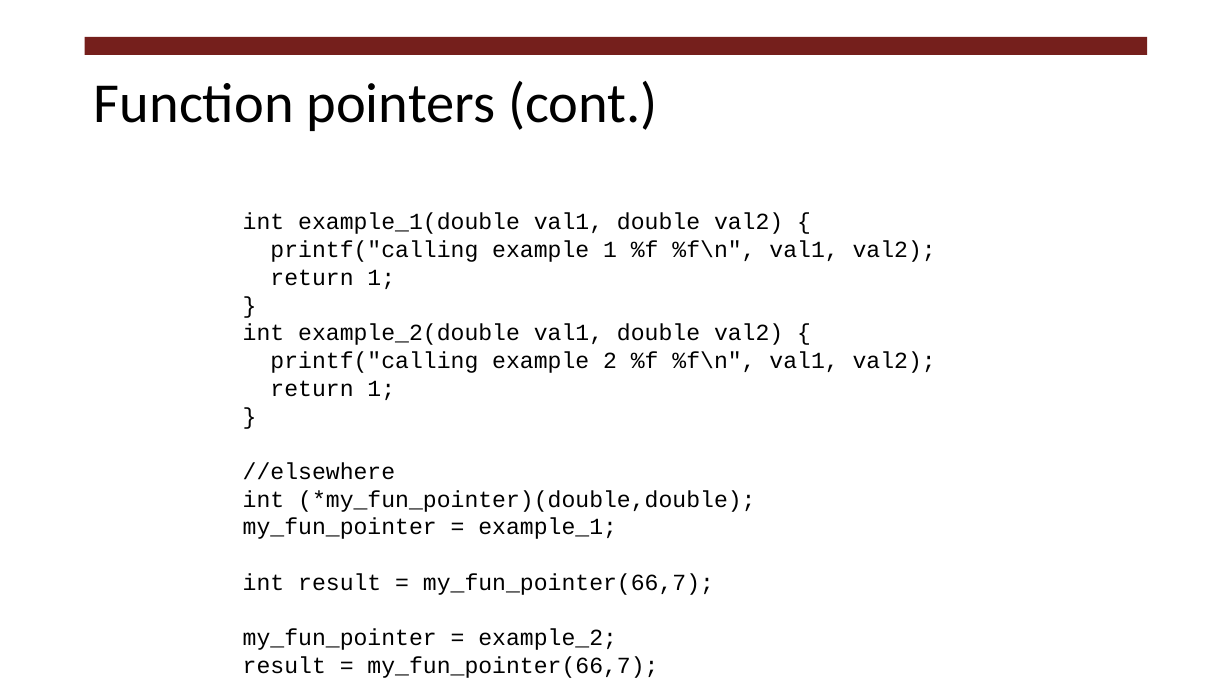
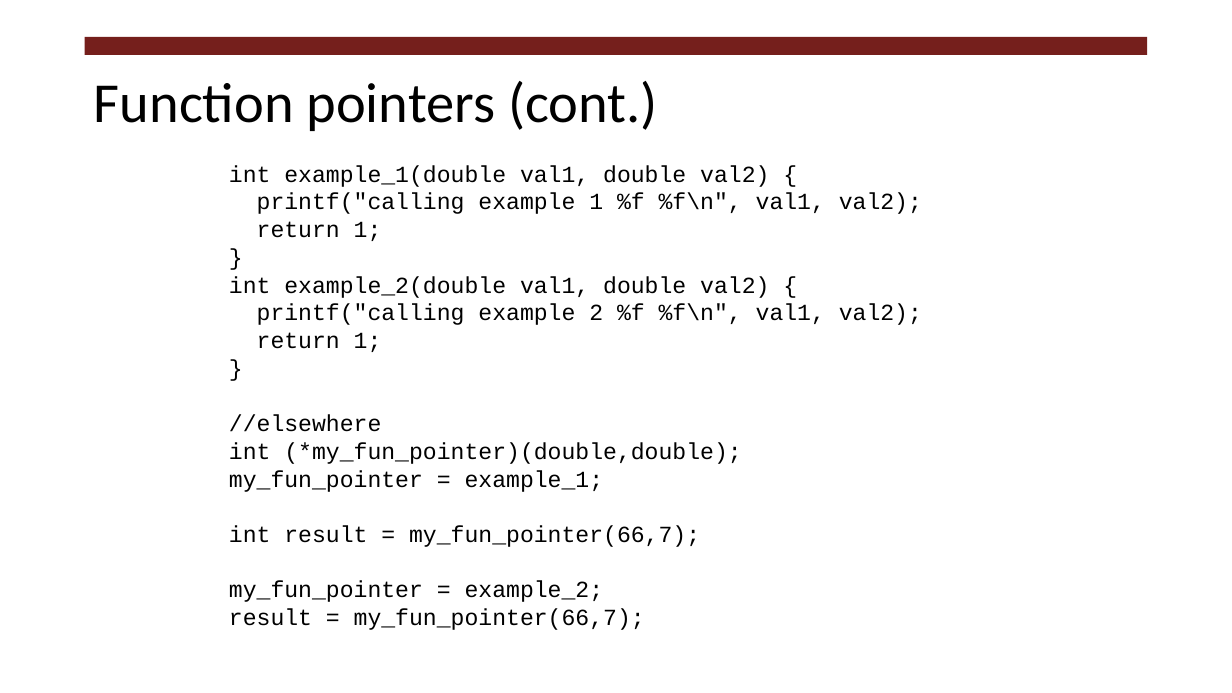
Before and after one commit to RHIT-CSSE/csse332, a slide deck: slide 14 of ClassMaterials/C_Pointers/C_KeyConcepts.pptx (slide 13 before the commit). Drawn at 1232x693 pixels with LibreOffice and Linux fonts; fonts in the diff are those of the drawing. Boxes give left, top, right and bottom in pixels: in the first picture for what was removed or moved away, otherwise in the second. Text is boxed around its words. In the diff, an @@ line names an element or a change of style, - is before the commit and + after.

```diff
--- a/ClassMaterials/C_Pointers/C_KeyConcepts.pptx
+++ b/ClassMaterials/C_Pointers/C_KeyConcepts.pptx
@@ text "int example_1(double val1, double val2) ...": place and size @@
-text "int example_1(double val1, double val2) ..." at bbox=[243, 213, 936, 678]
+text "int example_1(double val1, double val2) ..." at bbox=[229, 165, 922, 630]
```
Also in this commit, not shown: 6 other slides changed, 1 slide added.
